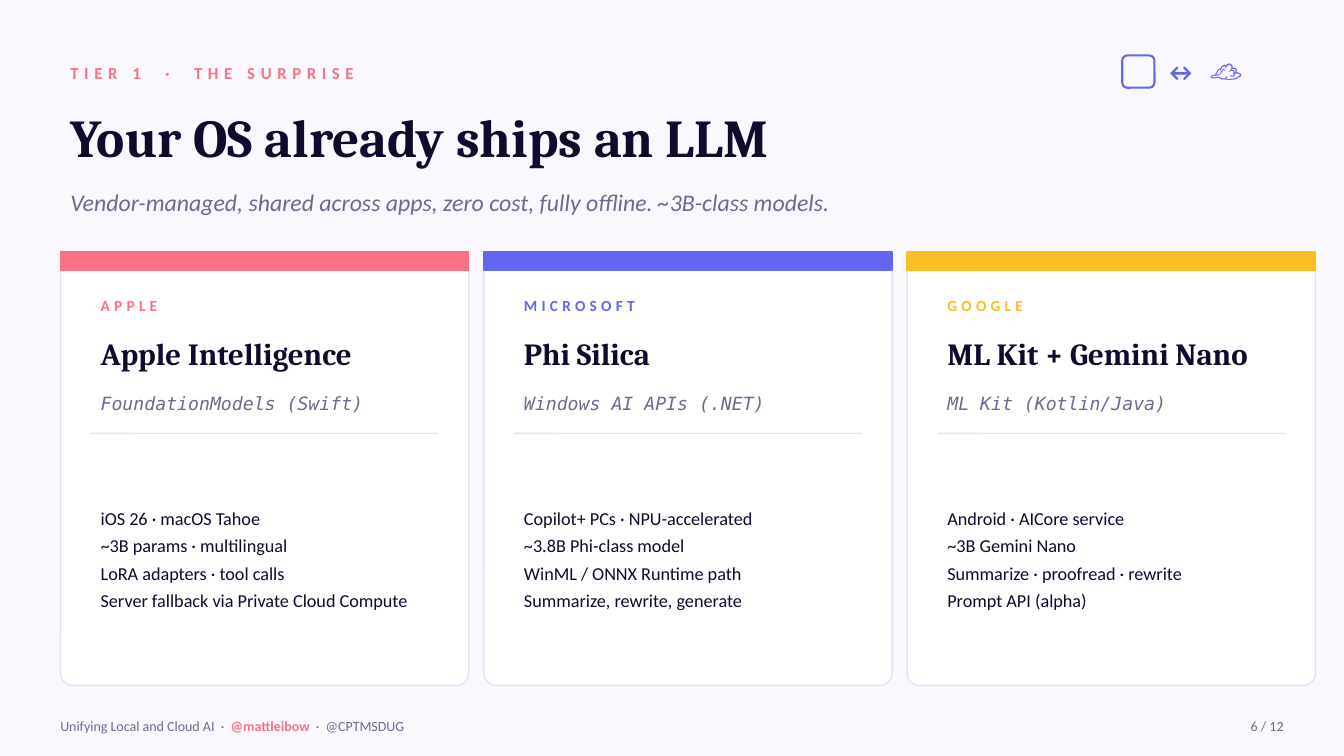
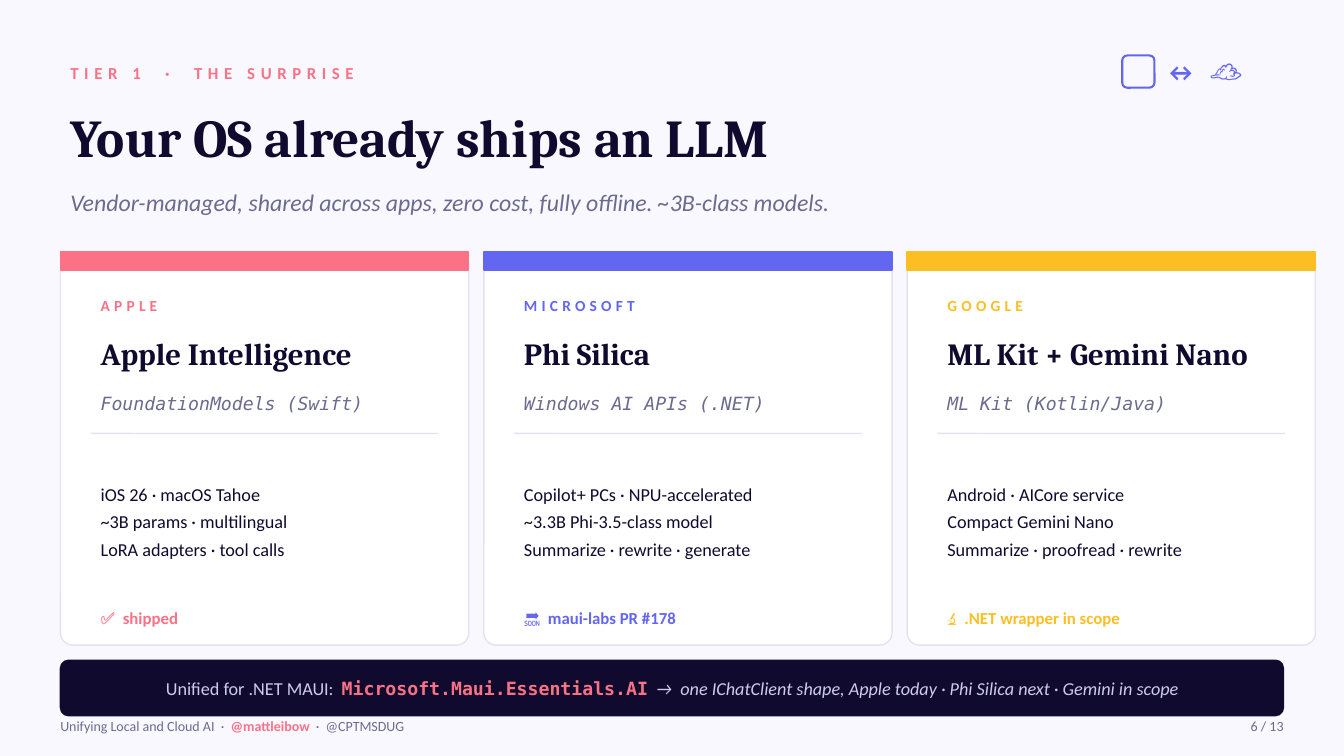
Before and after one commit to mattleibow/cptmsdug-local-cloud-agent-framework, a slide deck: slide 6 of slides/Unifying-Local-Cloud-AI.pptx. Drawn at 1344x756 pixels with LibreOffice and Linux fonts; fonts in the diff are those of the drawing. Boxes give left, top, right and bottom in pixels: in the first picture for what was removed or moved away, otherwise in the second. Text is boxed around its words. In the diff, an @@ line names an element or a change of style, - is before the commit and + after.

```diff
--- a/slides/Unifying-Local-Cloud-AI.pptx
+++ b/slides/Unifying-Local-Cloud-AI.pptx
@@ rounded rectangle: place and size @@
-rounded rectangle at (60,252,469,686)
+rounded rectangle at (60,252,469,645)
@@ rounded rectangle: place and size @@
-rounded rectangle at (484,252,892,686)
+rounded rectangle at (484,252,892,645)
@@ proportions changed in 3 elements at (60,252,469,645), (484,252,892,645), (907,252,1316,645) @@
@@ rounded rectangle: place and size @@
-rounded rectangle at (907,252,1316,686)
+rounded rectangle at (907,252,1316,645)
@@ text at (524,515,750,559): text changed @@
-~3.8B Phi-class model
-WinML / ONNX Runtime path
-Summarize, rewrite, generate
+~3.3B Phi-3.5-class model
+Summarize · rewrite · generate
@@ text at (947,515,1114,531): text changed @@
-~3B Gemini Nano
+Compact Gemini Nano
@@ text at (101,594,408,610): paragraph removed @@
-Server fallback via Private Cloud Compute
@@ text at (947,594,1087,610): paragraph removed @@
-Prompt API (alpha)
@@ text added at (123,612,178,627), 12 pt, text #FB7185, bold @@
+✅ shipped
@@ text added at (548,612,676,624), 12 pt, text #6366F1, bold @@
+🔜 maui-labs PR #178
@@ text added at (964,612,1120,627), 12 pt, text #FBBF24, bold @@
+🔬 .NET wrapper in scope
@@ rounded rectangle added at (60,660,1284,716), fill #0F0A2E, outline #0F0A2E 1 pt @@
@@ text added at (166,680,1179,698), 13 pt, text #CFCBED, italic @@
+Unified for .NET MAUI: Microsoft.Maui.Essentials.AI → one IChatClient shape, Apple today · Phi Silica next · Gemini in scope
```
Also in this commit, not shown: 9 other slides changed, 1 slide added, 1 other file.
